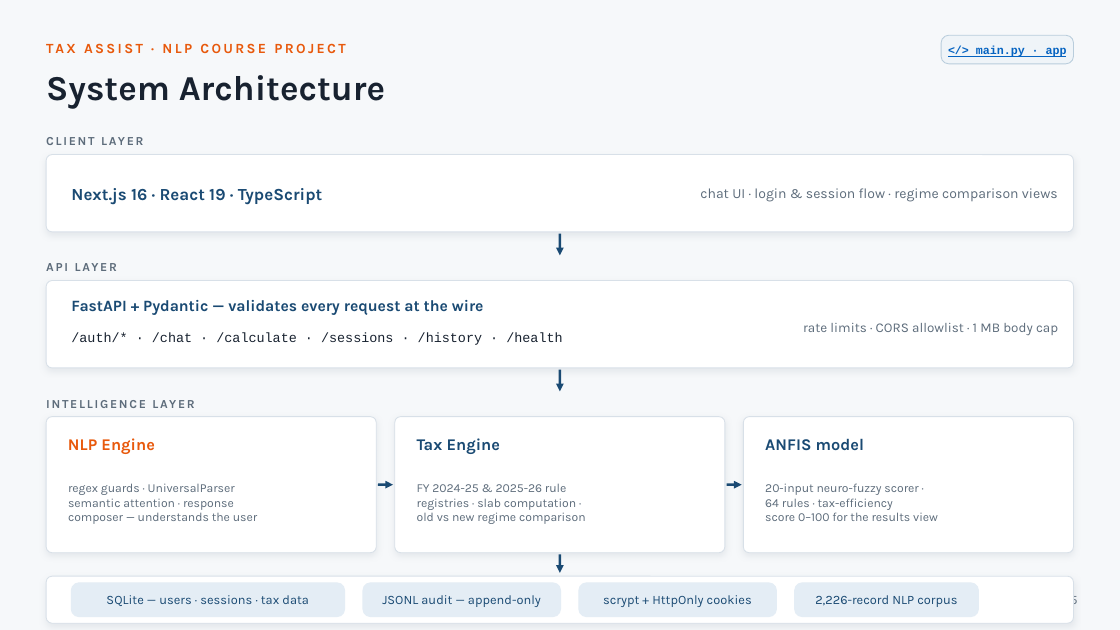
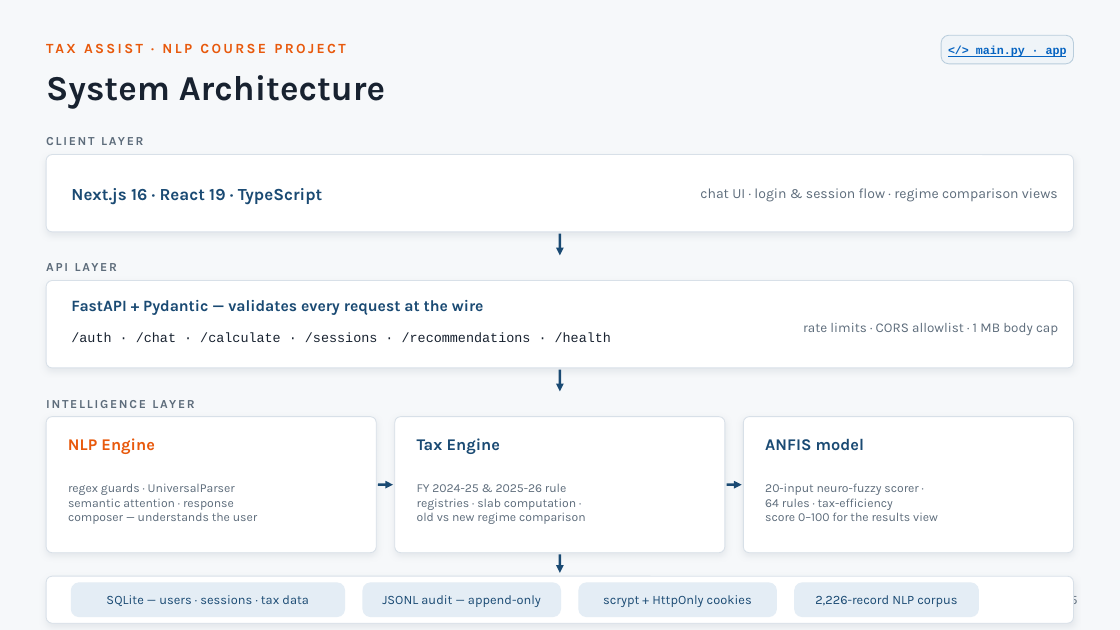
Before and after one commit to Jayant1711/Tax_Assist-system, a slide deck: slide 5 of TaxAssist_NLP_Final_Presentation.pptx. Drawn at 1120x630 pixels with LibreOffice and Linux fonts; fonts in the diff are those of the drawing. Boxes give left, top, right and bottom in pixels: in the first picture for what was removed or moved away, otherwise in the second. Text is boxed around its words. In the diff, an @@ line names an element or a change of style, - is before the commit and + after.

```diff
--- a/TaxAssist_NLP_Final_Presentation.pptx
+++ b/TaxAssist_NLP_Final_Presentation.pptx
@@ text at box(71, 332, 611, 342): text changed @@
-/auth/* · /chat · /calculate · /sessions · /history · /health
+/auth · /chat · /calculate · /sessions · /recommendations · /health
```
Also in this commit, not shown: 4 other slides changed, 1 slide added, 4 other files.
